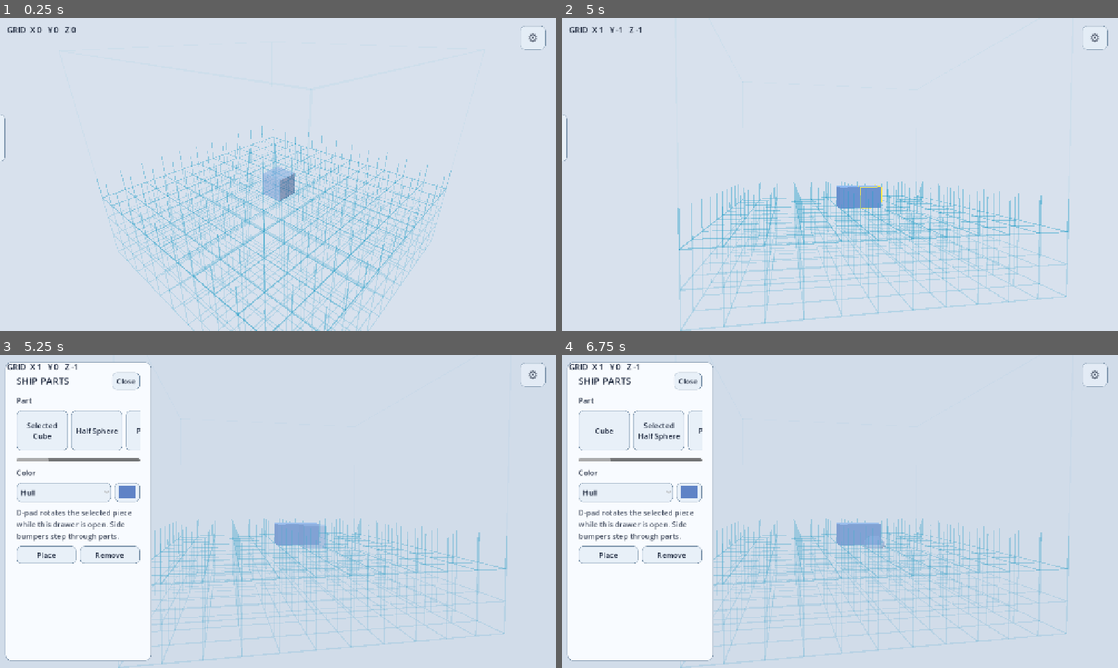
Above: before the commit, frames 1-4 (two rows, left to right).
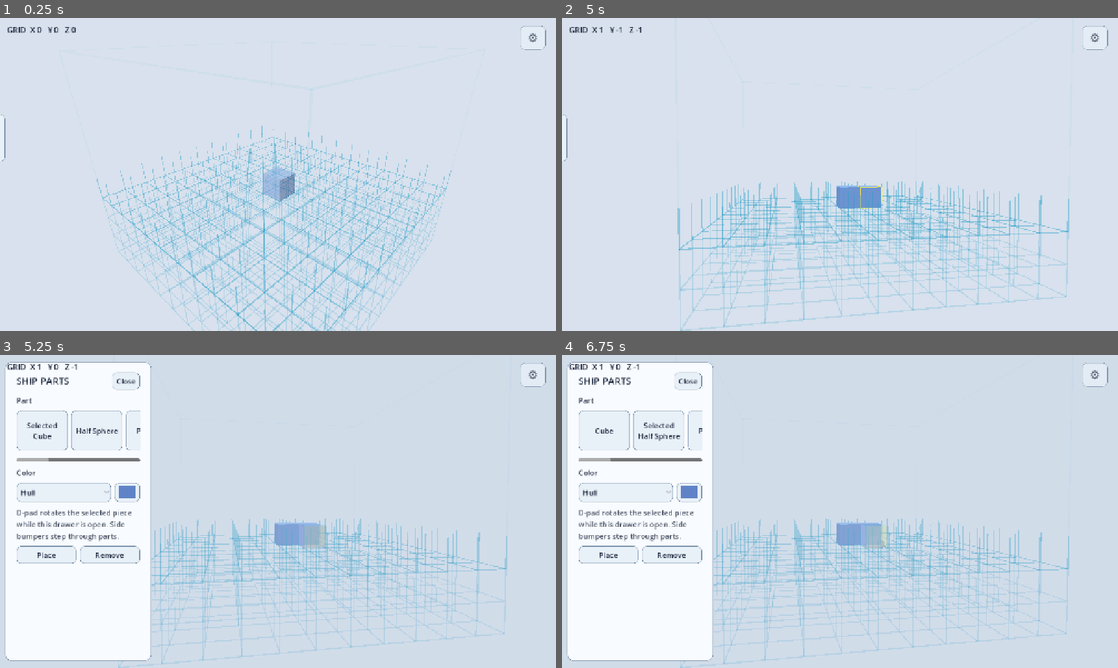
Above: after the commit, the same moments.

Repository: AkitaAttribute/SpaceMinerGame
Game: Godot game, scene res://main.tscn
Same seed, same stepped clock (60 frames per second), same inputs: the game is played once before the commit and once after it.
Inputs (mouse positions are in pixels of both pictures, inside the frame that each line leads up to):
- Up to frame 1 (0.25 s): no input
- Up to frame 2 (5 s): click "⚙" at 0.5 s; click "Resume" at 1.25 s; tap Enter at 2, 3.5 s; move the mouse to (812, 237) at 2.02 s; hold W (builder_up) 2.03-2.75 s; hold Q (level_down) 2.03-2.75 s; click (812, 237) at 2.17 s; tap Space (place_part) at 2.75, 4.25 s; drag from (1006, 221) to (812, 237) at 2.77 s; move the mouse to (673, 127) at 3.52 s; hold A (builder_left) 3.53-4.25 s; hold . (part_next) 3.53-4.25 s; drag from (867, 174) to (673, 127) at 4.27 s
- Up to frame 3 (5.25 s): tap Enter at 5 s; move the mouse to (194, 433) at 5.02 s; hold S (builder_down) from 5.03 s (still down); hold Tab (parts_toggle) from 5.03 s (still down)
- Up to frame 4 (6.75 s): release S (builder_down) at 5.75 s; release Tab (parts_toggle) at 5.75 s; click "Selected Cube" at 5.75 s; click "Half Sphere" at 6.5 s

Frames 1-2 are identical in both runs. In frame 3, 0.2% of the frame differs, in the area x 54-59%, y 54-61%; in frame 4, 0.1%.

Commit message:
Add color-coded rotation direction guide

Diff:
--- a/scripts/main.gd
+++ b/scripts/main.gd
@@ -23,6 +23,7 @@
 var placed_root: Node3D
 var ghost_root: Node3D
 var selection_highlight_root: Node3D
+var rotation_guide_root: Node3D
 var cursor := Vector3i(0, 0, 0)
 var selected_part := 0
 var part_basis := Basis.IDENTITY
@@ -45,6 +46,7 @@
 var controls_root: Control
 var dpad_root: Control
 var vertical_controls_root: Control
+var dpad_direction_buttons: Dictionary = {}
 var previous_bumper: Button
 var next_bumper: Button
 var gear_button: Button
@@ -122,6 +124,10 @@
     selection_highlight_root.name = "SelectionHighlight"
     add_child(selection_highlight_root)
 
+    rotation_guide_root = Node3D.new()
+    rotation_guide_root.name = "RotationGuide"
+    add_child(rotation_guide_root)
+
     camera = Camera3D.new()
     camera.name = "OrbitCamera"
     camera.current = true
@@ -291,6 +297,14 @@
     left.pressed.connect(func(): _perform_dpad(&"builder_left"))
     right.pressed.connect(func(): _perform_dpad(&"builder_right"))
     center.pressed.connect(_place_current_part)
+
+    dpad_direction_buttons = {
+        &"builder_up": up,
+        &"builder_down": down,
+        &"builder_left": left,
+        &"builder_right": right,
+    }
+    _apply_rotation_direction_button_colors()
 
     previous_bumper = _control_button("‹", Vector2(-62, 76), Vector2(50, 40))
     next_bumper = _control_button("›", Vector2(202, 76), Vector2(50, 40))
@@ -685,6 +699,7 @@
     _refresh_part_action_label()
     _refresh_ghost()
     _refresh_selection_highlight()
+    _refresh_rotation_guide()
 
 func _perform_dpad(action: StringName) -> void:
     if parts_open:
@@ -693,6 +708,7 @@
         if not PartFactory.is_color_tool(selected_part):
             _rotate_part_fixed(action)
             _refresh_ghost()
+            _refresh_rotation_guide()
         return
 
     # Placement/navigation remains camera-relative so left/right/up/down still
@@ -708,6 +724,104 @@
     if PartFactory.is_color_tool(selected_part):
         _refresh_color_controls()
     _update_level_label()
+
+func _rotation_direction_color(action: StringName) -> Color:
+    match action:
+        &"builder_up":
+            return Color("#55d6ff")
+        &"builder_down":
+            return Color("#ffad5c")
+        &"builder_left":
+            return Color("#c58cff")
+        &"builder_right":
+            return Color("#72df8f")
+        _:
+            return Color.WHITE
+
+func _apply_rotation_direction_button_colors() -> void:
+    for action in dpad_direction_buttons:
+        var button := dpad_direction_buttons[action] as Button
+        if button == null:
+            continue
+
+        var color := _rotation_direction_color(action)
+        var normal := StyleBoxFlat.new()
+        normal.bg_color = Color(color.r, color.g, color.b, 0.16)
+        normal.border_color = Color(color.r, color.g, color.b, 0.70)
+        normal.set_border_width_all(2)
+        normal.corner_radius_top_left = 10
+        normal.corner_radius_top_right = 10
+        normal.corner_radius_bottom_left = 10
+        normal.corner_radius_bottom_right = 10
+
+        var hover := normal.duplicate() as StyleBoxFlat
+        hover.bg_color = Color(color.r, color.g, color.b, 0.28)
+
+        var pressed := normal.duplicate() as StyleBoxFlat
+        pressed.bg_color = Color(color.r, color.g, color.b, 0.40)
+
+        button.add_theme_stylebox_override("normal", normal)
+        button.add_theme_stylebox_override("hover", hover)
+        button.add_theme_stylebox_override("pressed", pressed)
+        button.add_theme_color_override("font_color", color.lightened(0.18))
+        button.add_theme_color_override("font_hover_color", color.lightened(0.26))
+        button.add_theme_color_override("font_pressed_color", color.lightened(0.34))
+
+func _refresh_rotation_guide() -> void:
+    if rotation_guide_root == null:
+        return
+
+    for child in rotation_guide_root.get_children():
+        child.queue_free()
+
+    if not parts_open or PartFactory.is_color_tool(selected_part):
+        return
+
+    var cell_min := Vector3(float(cursor.x), float(cursor.z), float(cursor.y))
+    var cell_max := cell_min + Vector3.ONE
+    var center := (cell_min + cell_max) * 0.5
+    var inset := 0.018
+    var thickness := 0.018
+
+    # The guide is fixed to world/grid directions just like part rotation.
+    # Each D-pad direction gets a matching faint cell wall.
+    _add_rotation_wall(
+        Vector3(center.x, center.y, cell_min.z + inset),
+        Vector3(0.96, 0.96, thickness),
+        _rotation_direction_color(&"builder_up")
+    )
+    _add_rotation_wall(
+        Vector3(center.x, center.y, cell_max.z - inset),
+        Vector3(0.96, 0.96, thickness),
+        _rotation_direction_color(&"builder_down")
+    )
+    _add_rotation_wall(
+        Vector3(cell_min.x + inset, center.y, center.z),
+        Vector3(thickness, 0.96, 0.96),
+        _rotation_direction_color(&"builder_left")
+    )
+    _add_rotation_wall(
+        Vector3(cell_max.x - inset, center.y, center.z),
+        Vector3(thickness, 0.96, 0.96),
+        _rotation_direction_color(&"builder_right")
+    )
+
+func _add_rotation_wall(position_value: Vector3, size_value: Vector3, color: Color) -> void:
+    var mesh := BoxMesh.new()
+    mesh.size = size_value
+
+    var material := StandardMaterial3D.new()
+    material.albedo_color = Color(color.r, color.g, color.b, 0.12)
+    material.transparency = BaseMaterial3D.TRANSPARENCY_ALPHA
+    material.shading_mode = BaseMaterial3D.SHADING_MODE_UNSHADED
+    material.cull_mode = BaseMaterial3D.CULL_DISABLED
+    mesh.material = material
+
+    var instance := MeshInstance3D.new()
+    instance.mesh = mesh
+    instance.position = position_value
+    instance.cast_shadow = GeometryInstance3D.SHADOW_CASTING_SETTING_OFF
+    rotation_guide_root.add_child(instance)
 
 func _camera_relative_grid_direction(action: StringName) -> Vector2i:
     if camera == null:
